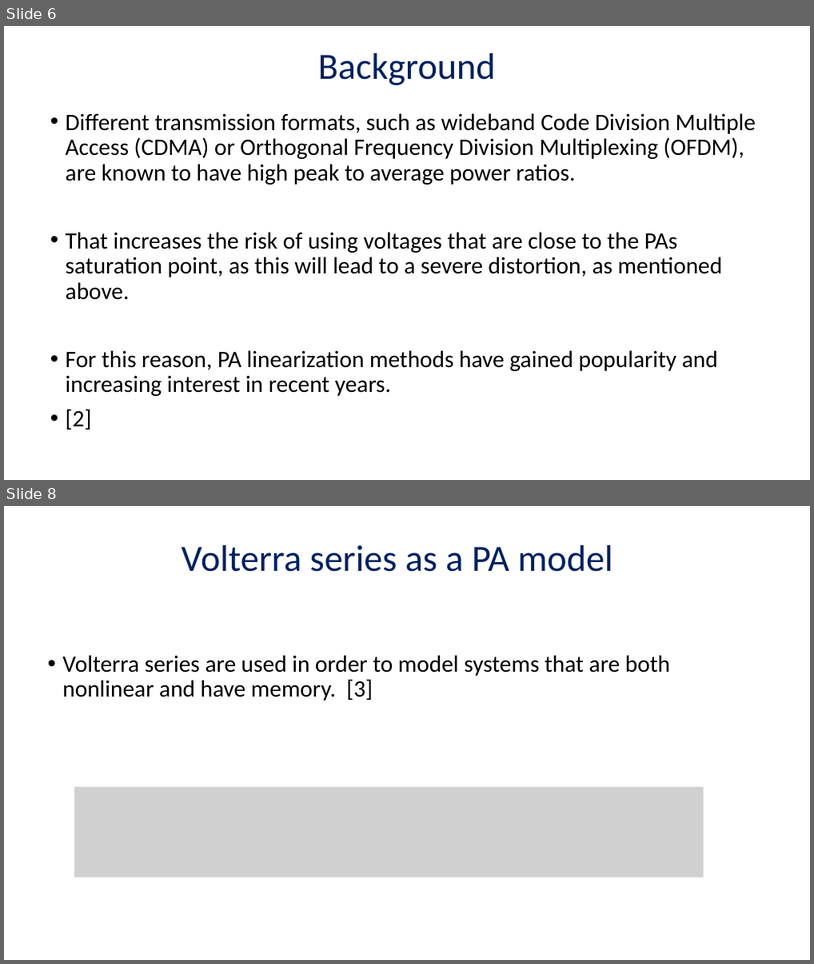
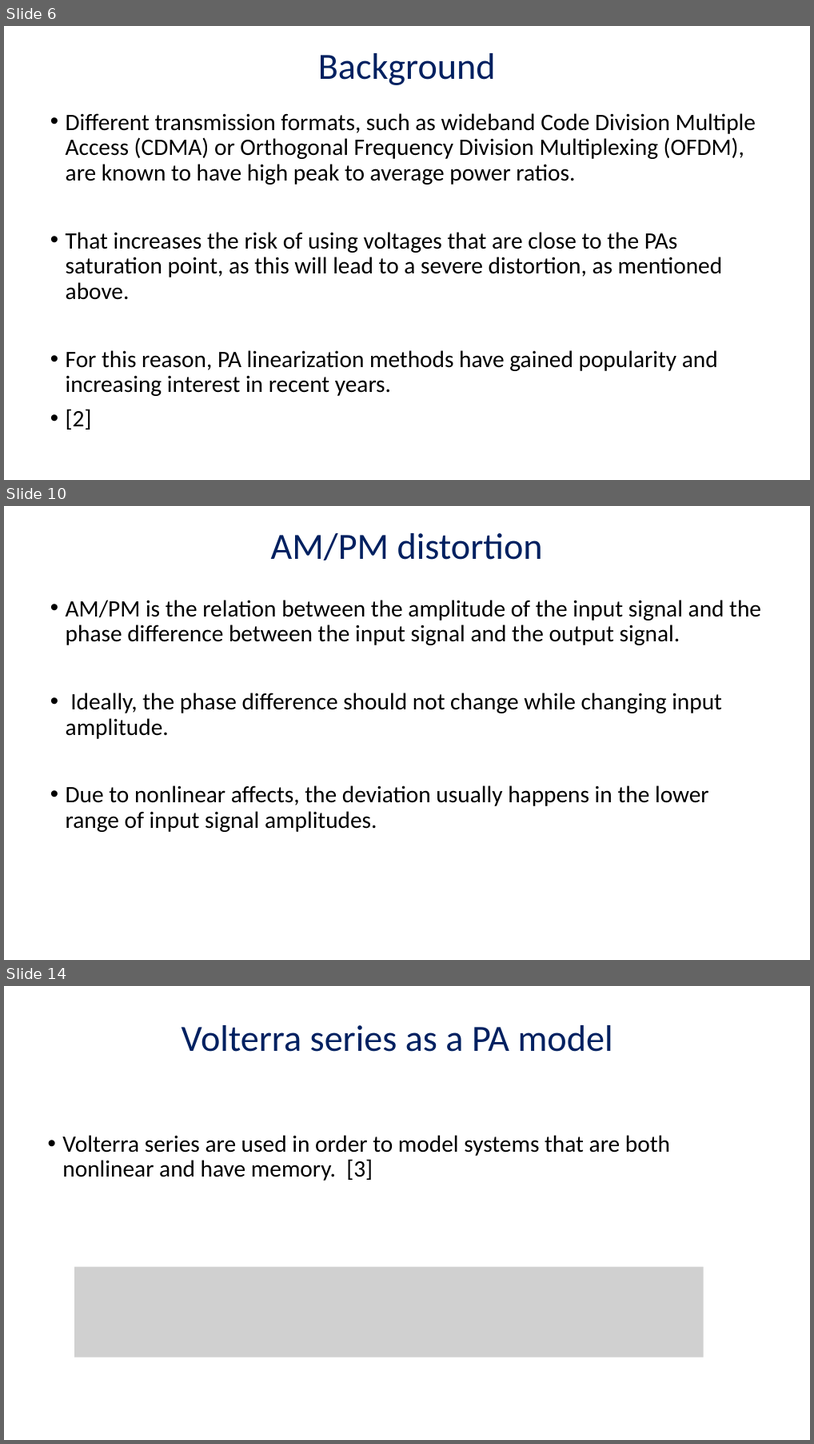
Before and after one commit to AdirCN/DPD, a slide deck: documents/Final Presentation.pptx. Shown one above the other, each under a label of ours: slides 6 and 8 before the commit, slides 6, 10 and 14 after it; the slides between them are not shown. The pictures are 814x964 and 814x1444 pixels, drawn with LibreOffice and Linux fonts; fonts in the diff are those of the drawing; grey boxes stand for pictures. Boxes give left, top, right and bottom in pixels: in the first picture for what was removed or moved away, otherwise in the second. Text is boxed around its words. In the diff, an @@ line names an element or a change of style, - is before the commit and + after.

```diff
--- a/documents/Final Presentation.pptx
+++ b/documents/Final Presentation.pptx
@@ slide 10 added at (4, 506, 810, 960), background #FFFFFF @@
@@ text added at (271, 533, 543, 560), 44 pt, text #002060 @@
+AM/PM distortion
@@ text added at (66, 600, 762, 832), 28 pt, text #000000 @@
+• AM/PM is the relation between the amplitude of the input signal and the phase difference between the input signal and the output signal.
+• Ideally, the phase difference should not change while changing input amplitude.
+• Due to nonlinear affects, the deviation usually happens in the lower range of input signal amplitudes.
@@ what was slide 8 is now slide 14 @@
```
Also in this commit, not shown: 3 slides changed, 11 other slides added, 3 slides removed, 2 other files.
